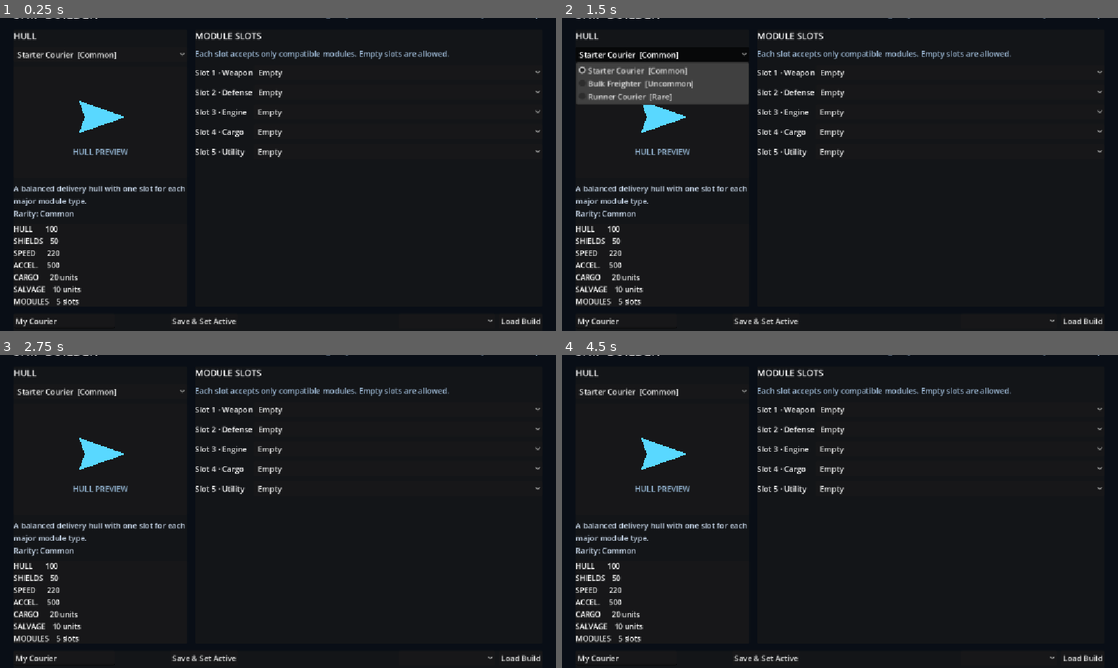
Above: before the commit, frames 1-4 (two rows, left to right).
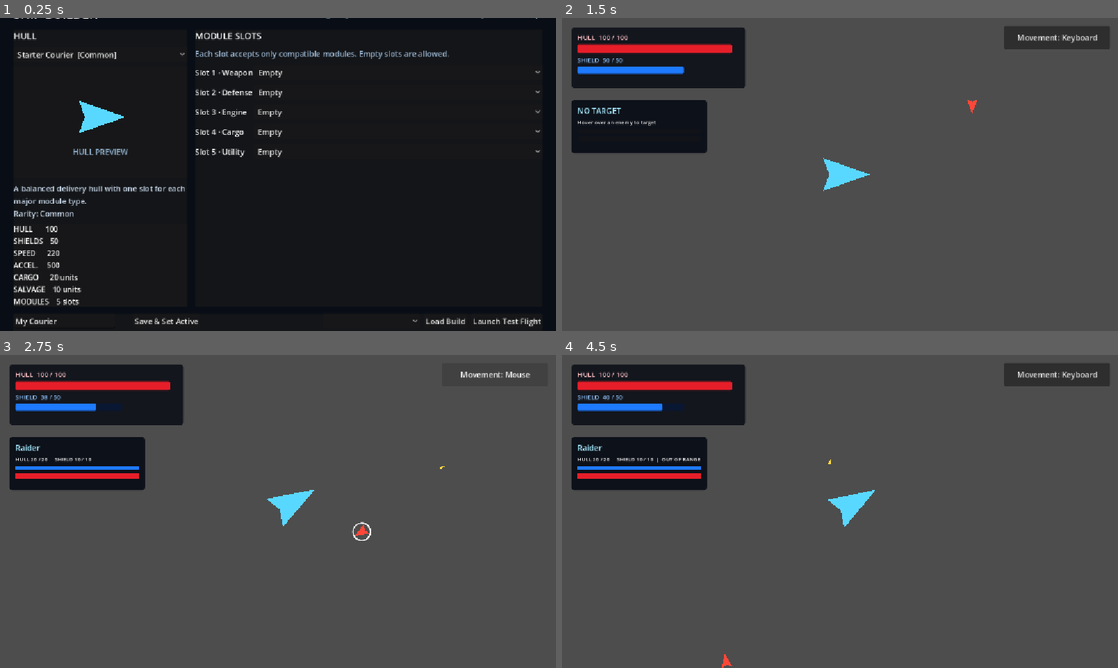
Above: after the commit, the same moments.

Repository: Bbran4/SpaceDelivery
Game: Godot game, scene res://scenes/ui/ship_builder.tscn
The game is run twice, just before and just after one commit, with the same random seed, the same clock (stepped at 60 frames per second) and the same inputs. This scene is started directly instead of the project's main scene.
Inputs (mouse positions are in pixels of both pictures, inside the frame that each line leads up to):
- Up to frame 1 (0.25 s): no input
- Up to frame 2 (1.5 s): click (1067, 321) at 0.5 s, where only the run after the commit has a clickable "Launch Test Flight"; click (662, 55) at 1.25 s, where only the run before the commit has a clickable "Starter Courier [Common]"
- Up to frame 3 (2.75 s): click (494, 373) at 2 s, where only the run after the commit has a clickable "Movement: Keyboard"
- Up to frame 4 (4.5 s): click (1056, 373) at 2.75 s, where only the run after the commit has a clickable "Movement: Mouse"; click (962, 408) at 3.5 s, where only the run before the commit has a clickable "Empty"; click (962, 430) at 4.25 s, where only the run before the commit has a clickable "Empty"

The runs differ from the first frame. In frame 1, 0.5% of the frame differs, in the area x 24-98%, y 95-99%; in frame 2, 93%, in the area x 0-100%, y 0-100%; in frame 3, 92%; in frame 4, 92%.

Commit message:
Add launch test flight action to ship builder

Diff:
--- a/scenes/ui/ship_builder.tscn
+++ b/scenes/ui/ship_builder.tscn
@@ -179,6 +179,10 @@
 layout_mode = 2
 text = "Load Build"
 
+[node name="TestFlightButton" type="Button" parent="MarginContainer/RootVBox/FooterPanel/Footer/BuildControls"]
+layout_mode = 2
+text = "Launch Test Flight"
+
 [node name="StatusLabel" type="Label" parent="MarginContainer/RootVBox/FooterPanel/Footer"]
 layout_mode = 2
 text = "Saved builds are stored locally on this device."
@@ -186,3 +190,5 @@
 unique_name_in_owner = true
 [connection signal="pressed" from="MarginContainer/RootVBox/FooterPanel/Footer/BuildControls/SaveButton" to="." method="_on_save_pressed"]
 [connection signal="pressed" from="MarginContainer/RootVBox/FooterPanel/Footer/BuildControls/LoadButton" to="." method="_on_load_pressed"]
+
+[connection signal="pressed" from="MarginContainer/RootVBox/FooterPanel/Footer/BuildControls/TestFlightButton" to="." method="_on_back_pressed"]
